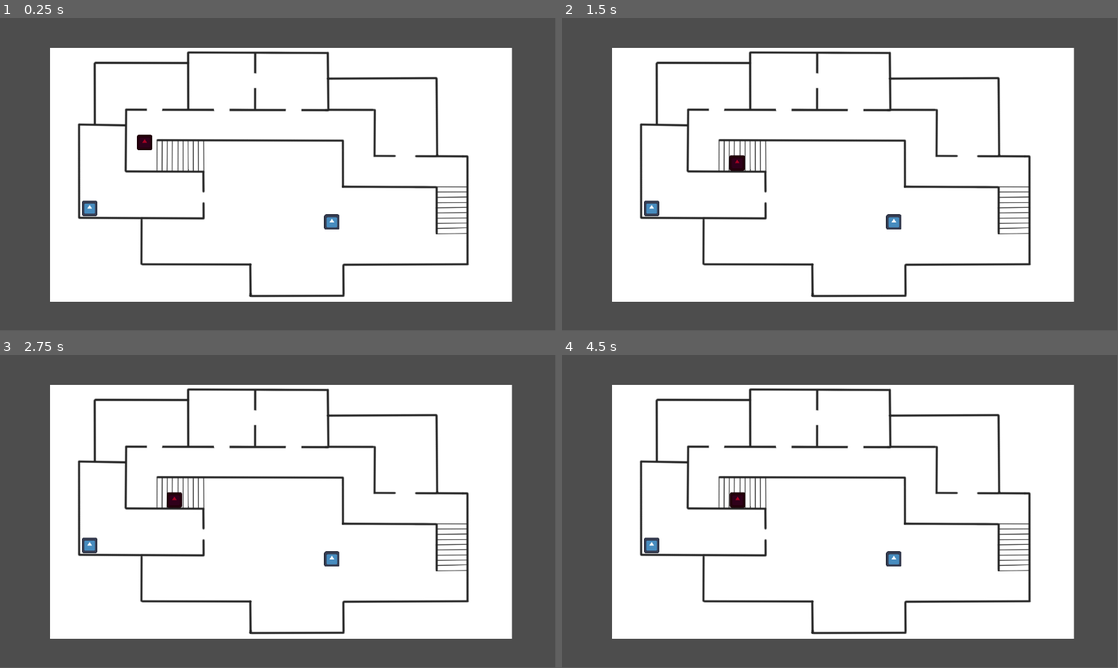
Above: before the commit, frames 1-4 (two rows, left to right).
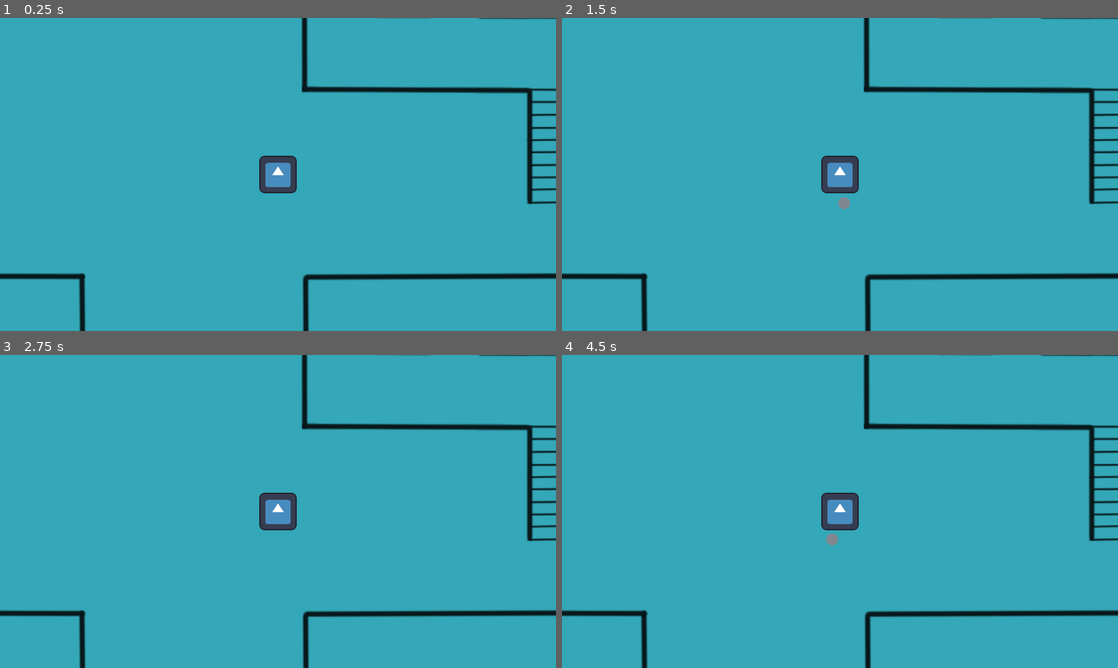
Above: after the commit, the same moments.

Repository: Linkipoo/GodotWildJam56
Game: Godot game, scene res://node_2d.tscn
The game is run twice, just before and just after one commit, with the same random seed, the same clock (stepped at 60 frames per second) and the same inputs. The engine's default icon, where the game draws it, is replaced by a stand-in: a white triangle on a blue panel in a dark square.
Inputs (mouse positions are in pixels of both pictures, inside the frame that each line leads up to):
- Up to frame 1 (0.25 s): no input
- Up to frame 2 (1.5 s): move the mouse to (962, 158) at 0.52 s; tap Space (Attack) at 0.6, 1.35 s; tap Enter at 1.25 s; move the mouse to (728, 190) at 1.27 s
- Up to frame 3 (2.75 s): move the mouse to (333, 442) at 2.02 s; tap Space (Attack) at 2.1 s
- Up to frame 4 (4.5 s): move the mouse to (812, 574) at 2.77 s; tap Space (Attack) at 2.85, 3.6, 4.35 s; move the mouse to (1006, 558) at 3.52 s; move the mouse to (673, 464) at 4.27 s
The window is 799x449 before the commit and 800x450 after it. Grey fills any space a smaller window leaves; there, only what the larger window draws over its background counts as a difference.

The runs differ from the first frame. In frame 1, 100% of the frame differs, in the area x 0-100%, y 0-100%; in frame 2, 100%; in frame 3, 100%; in frame 4, 100%.

Commit message:
New Attack
Wendigo / Skinwalker Attack

Diff:
--- a/Demo/Crate.tscn
+++ b/Demo/Crate.tscn
@@ -5,6 +5,7 @@
 [sub_resource type="GDScript" id="GDScript_h2uiw"]
 script/source = "extends RigidBody2D
 
+##DAMAGEABLE CODE##############
 @export var Health := 5.0
 
 func TakeDamage(Amt:float):
@@ -13,8 +14,8 @@
 		Die()
 
 func Die():
-	print(\"CRATE SMASHED\")
 	queue_free()
+###############################
 "
 
 [node name="Crate2" type="RigidBody2D" groups=["Damageable"]]
--- a/Demo/Enemy.tscn
+++ b/Demo/Enemy.tscn
@@ -4,7 +4,18 @@
 
 [sub_resource type="GDScript" id="GDScript_cjlrm"]
 script/source = "extends CharacterBody2D
-var Speed = 250
+var Speed = 100
+
+@export var Health := 5.0
+
+func TakeDamage(Amt:float):
+	Health -= Amt
+	if Health <= 0.0:
+		Die()
+
+func Die():
+	queue_free()
+
 
 
 func _physics_process(delta):
@@ -19,7 +30,7 @@
 		move_and_slide()
 "
 
-[node name="Enemy" type="CharacterBody2D"]
+[node name="Enemy" type="CharacterBody2D" groups=["Damageable"]]
 position = Vector2(-687, -297)
 script = SubResource("GDScript_cjlrm")
 
--- /dev/null
+++ b/Demo/Player.tscn
@@ -0,0 +1,146 @@
+[gd_scene load_steps=4 format=3 uid="uid://b03irlkf0rd4"]
+
+[ext_resource type="Texture2D" uid="uid://forgtjyjf2lh" path="res://icon.svg" id="1_2hqw2"]
+
+[sub_resource type="GDScript" id="GDScript_ldhnj"]
+script/source = "extends CharacterBody2D
+
+@export var Speed := 10.0
+
+enum MonsterModes{
+	NORMAL,
+	SKINWALKER,#fast
+	DRAGON,#fire
+	KRAKEN#Tentacles
+}
+@export var Mode : MonsterModes = MonsterModes.NORMAL
+var IsAttackCoolingDown:=false
+@onready var AttackTimer = Timer.new()
+
+var NormalAttackRes = preload(\"res://NormalAttack.tscn\")
+var SkinWalkerAttackRes = preload(\"res://SkinwalkerAttack.tscn\")
+
+func _ready():
+	add_child(AttackTimer)
+	AttackTimer.timeout.connect(SetAttackReady)
+
+func _process(delta):
+	if Input.is_action_just_pressed(\"Attack\") and !IsAttackCoolingDown:
+		match Mode:
+			MonsterModes.NORMAL:
+				print(\"Attacking\")
+				var NewAttack = NormalAttackRes.instantiate()
+				add_child(NewAttack)
+				NewAttack.rotation = position.angle_to_point(get_global_mouse_position())
+				IsAttackCoolingDown = true
+				AttackTimer.start(.25)
+			MonsterModes.SKINWALKER:
+				print(\"Attacking As Skinwalker\")
+				var NewAttack = SkinWalkerAttackRes.instantiate()
+				NewAttack.rotation = position.angle_to_point(get_global_mouse_position())
+				add_child(NewAttack)
+				IsAttackCoolingDown = true
+				AttackTimer.start(.25)
+			MonsterModes.DRAGON:
+				pass
+			MonsterModes.KRAKEN:
+				pass
+
+func _physics_process(delta):
+	velocity.x = Input.get_axis(\"walk_left\", \"walk_right\")
+	velocity.y = Input.get_axis(\"walk_up\", \"walk_down\")
+	velocity = velocity.normalized() * (Speed + (Speed * int(Mode==MonsterModes.SKINWALKER)))
+	move_and_slide()
+
+
+func SetAttackReady():
+	IsAttackCoolingDown = false
+
+func BodyIsAttacked(body):
+	if body.is_in_group(\"Damageable\"):
+		$Camera2D.Shake(.05,50,.01)
+		body.TakeDamage(1.0)
+
+
+"
+
+[sub_resource type="GDScript" id="GDScript_xeupk"]
+script/source = "extends Camera2D
+
+
+@onready var ShakeNoise = FastNoiseLite.new()
+
+#ORIG VALUES
+@export var ShakeStrength := 50.0
+@export var ShakeSpeed := 25.0
+#COPY OF ORIG VALUES
+var OrigShakeStrength := 0.0
+var OrigShakeSpeed := 0.0
+
+#OTHER VARS
+var NoiseOffset := 0.0
+var IsShaking := false
+var ShakeTimer := Timer.new()
+
+
+func Shake(time:float, Str:=OrigShakeStrength, Spd:=OrigShakeSpeed):
+	ShakeStrength = Str
+	ShakeSpeed = Spd
+	IsShaking = true
+	ShakeTimer.start(time)
+
+func ShakeComplete():
+	IsShaking = false
+	print(\"SHAKE OVER\")
+
+func _ready():
+	OrigShakeSpeed = ShakeSpeed
+	OrigShakeStrength = ShakeStrength
+
+	ShakeTimer.one_shot = true
+	add_child(ShakeTimer)
+	ShakeTimer.timeout.connect(ShakeComplete)
+
+	randomize()
+	ShakeNoise.seed = randi()
+	ShakeNoise.frequency = ShakeSpeed
+
+func _process(delta):
+	if IsShaking:
+		offset = GetShakeOffset(delta)
+	else:
+		offset = Vector2.ZERO
+		#print(offset)
+
+func GetShakeOffset(delta : float) -> Vector2:
+	NoiseOffset+=delta
+	return(Vector2(ShakeNoise.get_noise_2d(1,NoiseOffset),ShakeNoise.get_noise_2d(100,NoiseOffset)) *ShakeStrength)
+"
+
+[node name="Player" type="CharacterBody2D"]
+position = Vector2(225, 199)
+script = SubResource("GDScript_ldhnj")
+Speed = 600.0
+
+[node name="Icon" type="Sprite2D" parent="."]
+scale = Vector2(0.5, 0.5)
+texture = ExtResource("1_2hqw2")
+metadata/_edit_lock_ = true
+
+[node name="CollisionPolygon2D" type="CollisionPolygon2D" parent="."]
+scale = Vector2(0.5, 0.5)
+polygon = PackedVector2Array(64, -60.8, 64, 59, 59.6, 64, -60.1, 64, -64, 60.7, -64, -59, -59, -63.8, 59.1, -64)
+metadata/_edit_lock_ = true
+
+[node name="Camera2D" type="Camera2D" parent="."]
+zoom = Vector2(2, 2)
+position_smoothing_enabled = true
+position_smoothing_speed = 15.0
+drag_horizontal_enabled = true
+drag_vertical_enabled = true
+drag_left_margin = 0.18
+drag_top_margin = 0.18
+drag_right_margin = 0.18
+drag_bottom_margin = 0.18
+script = SubResource("GDScript_xeupk")
+metadata/_edit_lock_ = true
--- /dev/null
+++ b/Demo/SkinwalkerAttack.tscn
@@ -0,0 +1,110 @@
+[gd_scene load_steps=8 format=3 uid="uid://dr7pkppnb827c"]
+
+[sub_resource type="GDScript" id="GDScript_nojeq"]
+script/source = "extends Area2D
+
+@export var AnimRot := 0.0 : set = SetAnimRot
+var OrigRot := 0.0
+
+func _ready():
+	$AnimationPlayer.play(\"Attack\")
+	OrigRot = rotation_degrees
+	rotation_degrees += 90
+
+func SetAnimRot(value:float):
+	AnimRot = value
+	rotation_degrees = OrigRot + AnimRot
+
+func _on_timer_timeout():
+	queue_free()
+
+func _on_body_entered(body):
+	get_parent().BodyIsAttacked(body)
+"
+
+[sub_resource type="CircleShape2D" id="CircleShape2D_shk8d"]
+
+[sub_resource type="Shader" id="Shader_x0lk3"]
+code = "shader_type canvas_item;
+
+void fragment() {
+	float pct = distance(UV,vec2(12.5));
+	COLOR.rgba = vec4(.8,.4,.4,float(bool(pct < 12.5)) * .5);
+
+}
+"
+
+[sub_resource type="ShaderMaterial" id="ShaderMaterial_rwvd4"]
+shader = SubResource("Shader_x0lk3")
+
+[sub_resource type="PlaceholderTexture2D" id="PlaceholderTexture2D_0nigp"]
+size = Vector2(100, 100)
+
+[sub_resource type="Animation" id="Animation_j5463"]
+resource_name = "Attack"
+length = 1.2
+tracks/0/type = "method"
+tracks/0/imported = false
+tracks/0/enabled = true
+tracks/0/path = NodePath(".")
+tracks/0/interp = 1
+tracks/0/loop_wrap = true
+tracks/0/keys = {
+"times": PackedFloat32Array(1.2),
+"transitions": PackedFloat32Array(1),
+"values": [{
+"args": [],
+"method": &"_on_timer_timeout"
+}]
+}
+tracks/1/type = "value"
+tracks/1/imported = false
+tracks/1/enabled = true
+tracks/1/path = NodePath(".:AnimRot")
+tracks/1/interp = 1
+tracks/1/loop_wrap = true
+tracks/1/keys = {
+"times": PackedFloat32Array(0, 1),
+"transitions": PackedFloat32Array(1, 1),
+"update": 0,
+"values": [90.0, -90.0]
+}
+tracks/2/type = "value"
+tracks/2/imported = false
+tracks/2/enabled = true
+tracks/2/path = NodePath(".:scale")
+tracks/2/interp = 1
+tracks/2/loop_wrap = true
+tracks/2/keys = {
+"times": PackedFloat32Array(0, 0.5, 1),
+"transitions": PackedFloat32Array(1, 1, 1),
+"update": 0,
+"values": [Vector2(1, 1), Vector2(5, 1), Vector2(1, 1)]
+}
+
+[sub_resource type="AnimationLibrary" id="AnimationLibrary_chfny"]
+_data = {
+"Attack": SubResource("Animation_j5463")
+}
+
+[node name="SkinwalkerAttack" type="Area2D"]
+script = SubResource("GDScript_nojeq")
+AnimRot = 90.0
+
+[node name="CollisionShape2D" type="CollisionShape2D" parent="."]
+position = Vector2(50, 0)
+shape = SubResource("CircleShape2D_shk8d")
+debug_color = Color(0, 0.6, 0.701961, 0.419608)
+
+[node name="Sprite2D" type="Sprite2D" parent="CollisionShape2D"]
+material = SubResource("ShaderMaterial_rwvd4")
+scale = Vector2(0.204, 0.204)
+texture = SubResource("PlaceholderTexture2D_0nigp")
+
+[node name="AnimationPlayer" type="AnimationPlayer" parent="."]
+speed_scale = 10.0
+libraries = {
+"": SubResource("AnimationLibrary_chfny")
+}
+
+[connection signal="body_entered" from="." to="." method="_on_body_entered"]
--- a/Demo/node_2d.tscn
+++ b/Demo/node_2d.tscn
@@ -1,7 +1,7 @@
-[gd_scene load_steps=9 format=3 uid="uid://b1j0i7mhm1g8i"]
-
-[ext_resource type="Texture2D" uid="uid://forgtjyjf2lh" path="res://icon.svg" id="1_61qna"]
+[gd_scene load_steps=8 format=3 uid="uid://xr4gmndbi1fq"]
+
 [ext_resource type="Texture2D" uid="uid://dq1lc504k0g1l" path="res://Sprites/layout.png" id="1_ia7dp"]
+[ext_resource type="PackedScene" uid="uid://b03irlkf0rd4" path="res://Player.tscn" id="2_uc2ly"]
 [ext_resource type="PackedScene" uid="uid://ckebybnrrpg8i" path="res://Crate.tscn" id="3_2q86o"]
 [ext_resource type="PackedScene" uid="uid://dusa4tsy4pf4h" path="res://Enemy.tscn" id="3_14ico"]
 
@@ -12,70 +12,6 @@
 vertices = PackedVector2Array(949, -424, 1276, -427, 1276, 394, 952, 47, -384, 406, 602, 50, 245, -379, 596, -385, 248, 47, -39, 47, -381, -358, -48, -358)
 polygons = Array[PackedInt32Array]([PackedInt32Array(0, 1, 2, 3), PackedInt32Array(3, 2, 4, 5), PackedInt32Array(6, 7, 5, 8), PackedInt32Array(8, 5, 4, 9), PackedInt32Array(9, 4, 10, 11)])
 outlines = Array[PackedVector2Array]([PackedVector2Array(-381, -358, -48, -358, -39, 47, 248, 47, 245, -379, 596, -385, 602, 50, 952, 47, 949, -424, 1276, -427, 1276, 394, -384, 406)])
-
-[sub_resource type="GDScript" id="GDScript_ldhnj"]
-script/source = "extends CharacterBody2D
-
-@export var Speed := 10.0
-
-enum MonsterModes{
-	NORMAL,
-	SKINWALKER,#fast
-	DRAGON,#fire
-	KRAKEN#Tentacles
-}
-@export var Mode : MonsterModes = MonsterModes.NORMAL
-var IsAttackCoolingDown:=false
-@onready var AttackTimer = Timer.new()
-
-var NormalAttackRes = preload(\"res://NormalAttack.tscn\")
-
-func _ready():
-	add_child(AttackTimer)
-	AttackTimer.timeout.connect(SetAttackReady)
-
-func _process(delta):
-	if Input.is_action_just_pressed(\"Attack\") and !IsAttackCoolingDown:
-		match Mode:
-			MonsterModes.NORMAL:
-				print(\"Attacking\")
-				var NewAttack = NormalAttackRes.instantiate()
-
-				add_child(NewAttack)
-				NewAttack.rotation = position.angle_to_point(get_global_mouse_position())
-				IsAttackCoolingDown = true
-				AttackTimer.start(.25)
-			MonsterModes.SKINWALKER:
-				pass
-			MonsterModes.DRAGON:
-				pass
-			MonsterModes.KRAKEN:
-				pass
-
-func _physics_process(delta):
-	# Get the input direction and handle the movement/deceleration.
-	# As good practice, you should replace UI actions with custom gameplay actions.
-	velocity.x = Input.get_axis(\"walk_left\", \"walk_right\")
-	velocity.y = Input.get_axis(\"walk_up\", \"walk_down\")
-	velocity = velocity.normalized() * (Speed + (Speed * int(Mode==MonsterModes.SKINWALKER)))
-#	if LR:
-#		velocity.x = LR
-#	else:
-#		velocity.x = move_toward(velocity.x, 0, SPEED)
-
-	move_and_slide()
-
-
-func SetAttackReady():
-	IsAttackCoolingDown = false
-
-func BodyIsAttacked(body):
-	if body.is_in_group(\"Damageable\"):
-		get_parent().get_node(\"Camera2D\").Shake(.05,50,.01)
-		body.TakeDamage(1.0)
-
-
-"
 
 [sub_resource type="GDScript" id="GDScript_xeupk"]
 script/source = "extends Camera2D
@@ -133,6 +69,7 @@
 [node name="Node2D" type="Node2D"]
 
 [node name="Walls" type="Sprite2D" parent="."]
+self_modulate = Color(0.203922, 0.654902, 0.721569, 1)
 position = Vector2(14, 3)
 scale = Vector2(1.51, 1.51)
 texture = ExtResource("1_ia7dp")
@@ -322,27 +259,16 @@
 position = Vector2(661, -236)
 scale = Vector2(1, 38.947)
 shape = SubResource("RectangleShape2D_8yhq6")
+
+[node name="Player" parent="." instance=ExtResource("2_uc2ly")]
+Speed = 100.0
+Mode = 1
 
 [node name="NavigationRegion2D" type="NavigationRegion2D" parent="."]
 visible = false
 position = Vector2(-399, -77)
 navigation_polygon = SubResource("NavigationPolygon_j4qwq")
 
-[node name="Player" type="CharacterBody2D" parent="."]
-position = Vector2(225, 199)
-script = SubResource("GDScript_ldhnj")
-Speed = 600.0
-
-[node name="Icon" type="Sprite2D" parent="Player"]
-scale = Vector2(0.5, 0.5)
-texture = ExtResource("1_61qna")
-metadata/_edit_lock_ = true
-
-[node name="CollisionPolygon2D" type="CollisionPolygon2D" parent="Player"]
-scale = Vector2(0.5, 0.5)
-polygon = PackedVector2Array(64, -60.8, 64, 59, 59.6, 64, -60.1, 64, -64, 60.7, -64, -59, -59, -63.8, 59.1, -64)
-metadata/_edit_lock_ = true
-
 [node name="Enemy" parent="." instance=ExtResource("3_14ico")]
 position = Vector2(-593, -168)
 
--- a/Demo/project.godot
+++ b/Demo/project.godot
@@ -14,6 +14,12 @@
 run/main_scene="res://node_2d.tscn"
 config/features=PackedStringArray("4.0", "Forward Plus")
 config/icon="res://icon.svg"
+
+[display]
+
+window/size/viewport_width=1920
+window/size/viewport_height=1080
+window/stretch/mode="viewport"
 
 [input]
 
